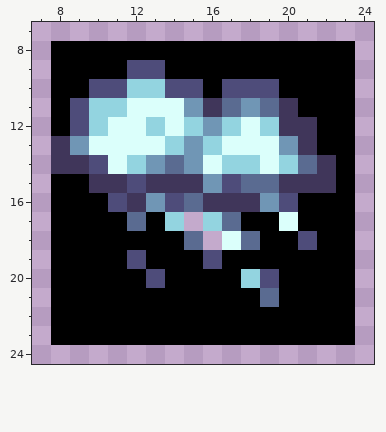
One commit to this pixel-art sprite: src/main/resources/assets/unofficial-monumenta-mod/textures/abilities/frostborn/snowstorm.png. Above: the version before the commit.
The file is 32x32 pixels. Shown: x 7..24, y 7..24.
And afterwards:
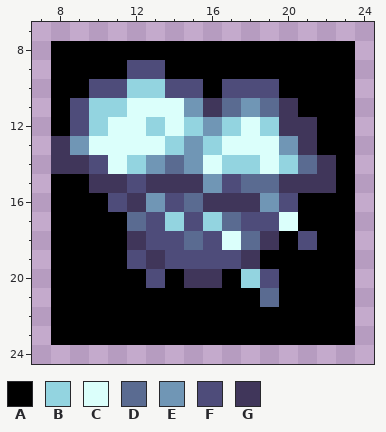
Palette (. is transparent): A #000000  B #93d4e0  C #dbfffb  D #5a6b91  E #7096b5  F #4e4c7a  G #40365a
From old to new:
y 17: x 13 A -> F; x 15 . -> F; x 18..19 AA -> FF
y 18: x 12..14 AAA -> GFF; x 16 . -> F; x 19 A -> G
y 19: x 13..15 AAA -> GFF; x 17..18 AA -> FG
y 20: x 15..16 AA -> GG
Boxes around the changes in both pictures, in picture pixels (x1, y1, x2, y2):
changed: (127, 212, 279, 288)
